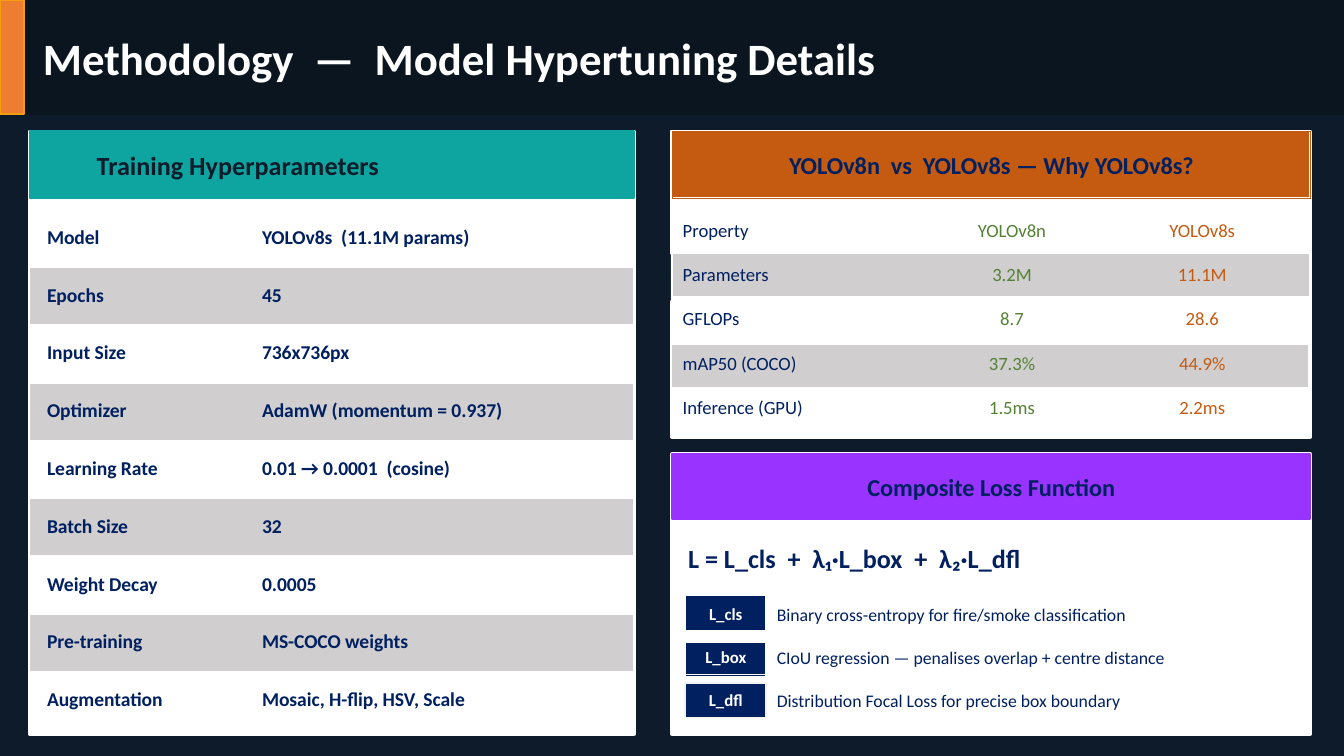
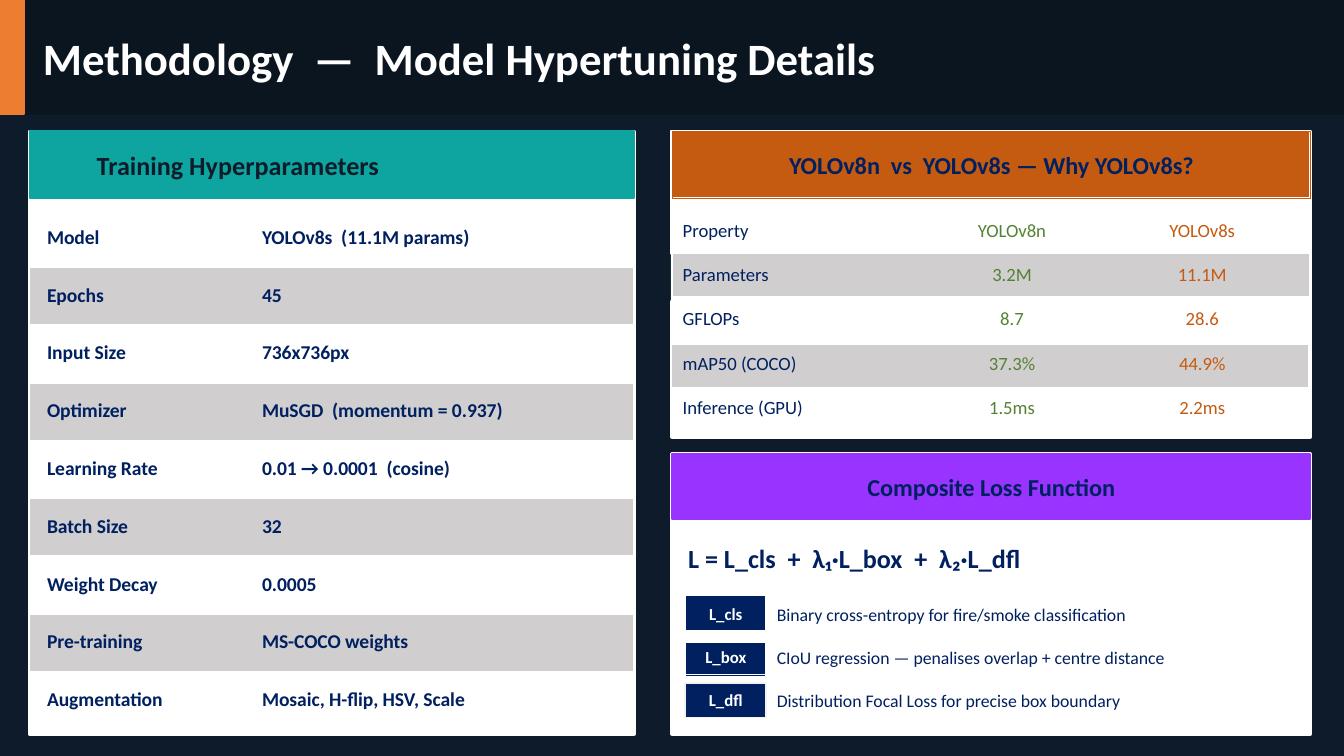
Before and after one commit to Starner22/Cse468-Fire-and-Smoke-Detection, a slide deck: slide 5 of others/Final slides (G7).pptx. Drawn at 1344x756 pixels with LibreOffice and Linux fonts; fonts in the diff are those of the drawing. Boxes give left, top, right and bottom in pixels: in the first picture for what was removed or moved away, otherwise in the second. Text is boxed around its words. In the diff, an @@ line names an element or a change of style, - is before the commit and + after.

```diff
--- a/others/Final slides (G7).pptx
+++ b/others/Final slides (G7).pptx
@@ rectangle at bbox=[0, 0, 24, 114]: outline #F59E0B 1 pt to #ED7D31 1 pt @@
@@ text at bbox=[262, 402, 503, 420]: text changed @@
-AdamW (momentum = 0.937)
+MuSGD (momentum = 0.937)
```
Also in this commit, not shown: 3 other slides changed, 2 other files.
